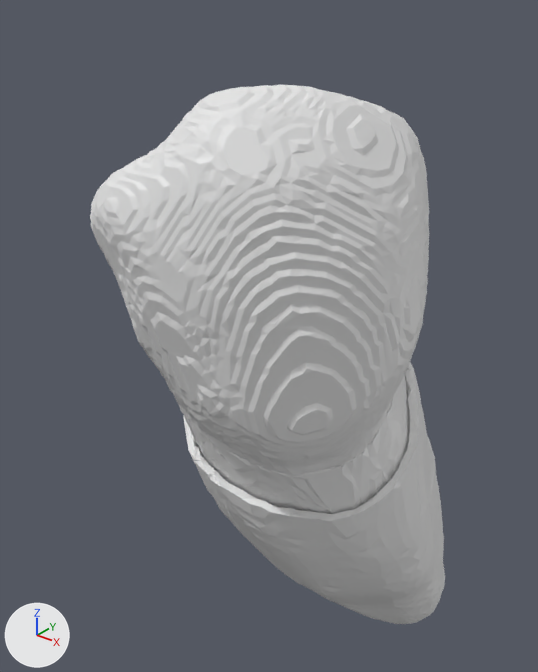
The glTF model public/models/teeth/tooth-34.glb: old version first, new version second.
One viewpoint serves both versions: a camera (50 mm lens) standing at (2.59, -2.53, 0.08) and looking at (1.34, -0.96, -0.9). Lighting does not change. The marker at lower left points along +X, +Y and +Z. The picture after the commit comes second. Where no turn or scale is listed for an object, it has been applied to the vertices.

In view in the first picture: 'cementum-34', 'enamel-34', 'pdl-34'.
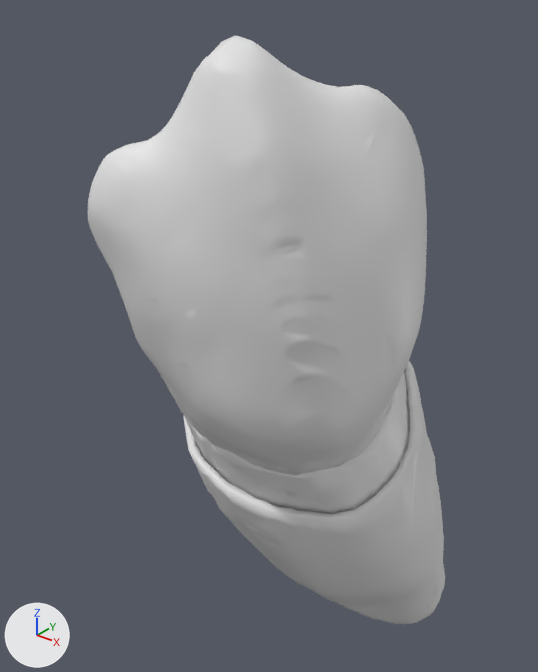
Where the newer file only moved an object's origin or applied its transform, the numbers keep the older frame.

Boxes [x1, y1, x2, y2] around the edits, measured in the pictures (538 x 672 px):
'enamel-34', reshaped, moved, rescaled (13% taller): before [90, 85, 429, 476]; after [88, 35, 427, 476]

The change, as a list of edits to the scene's bpy script:
```text
Change me_enamel_34:
    used by ob_enamel_34; location = (1.554, -1.191, -0.565); scale = (0.449, 0.449, 0.449)
    remove me_enamel_34.from_pydata(...)  # 6002 vertices, 12000 faces; spans x -0.85..0.85, y -0.95..0.95, z -1.0..1.0
    add me_enamel_34.from_pydata(...)  # 6002 vertices, 12000 faces; spans x -0.76..0.76, y -0.87..0.87, z -1.0..1.0
    me_enamel_34 part 1: 6002 of 6002 vertices moved; they spanned x -0.85..0.85, y -0.95..0.95, z -1.0..1.0 and now span x -0.76..0.76, y -0.87..0.87, z -1.0..1.0; mean shift (0.0, 0.01, -0.09)
Change ob_enamel_34:
    ob_enamel_34.location: (1.554, -1.191, -0.565) -> (1.555, -1.197, -0.518)
    ob_enamel_34.scale: (0.449, 0.449, 0.449) -> (0.495, 0.495, 0.495)
```
